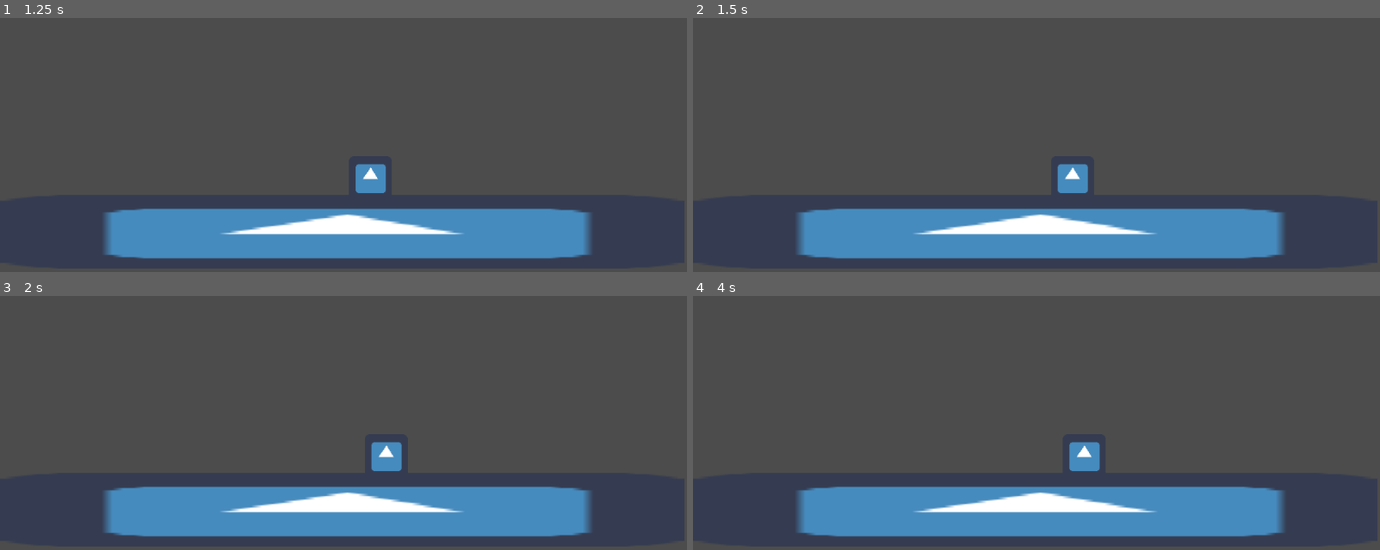
Above: before the commit, frames 1-4 (two rows, left to right).
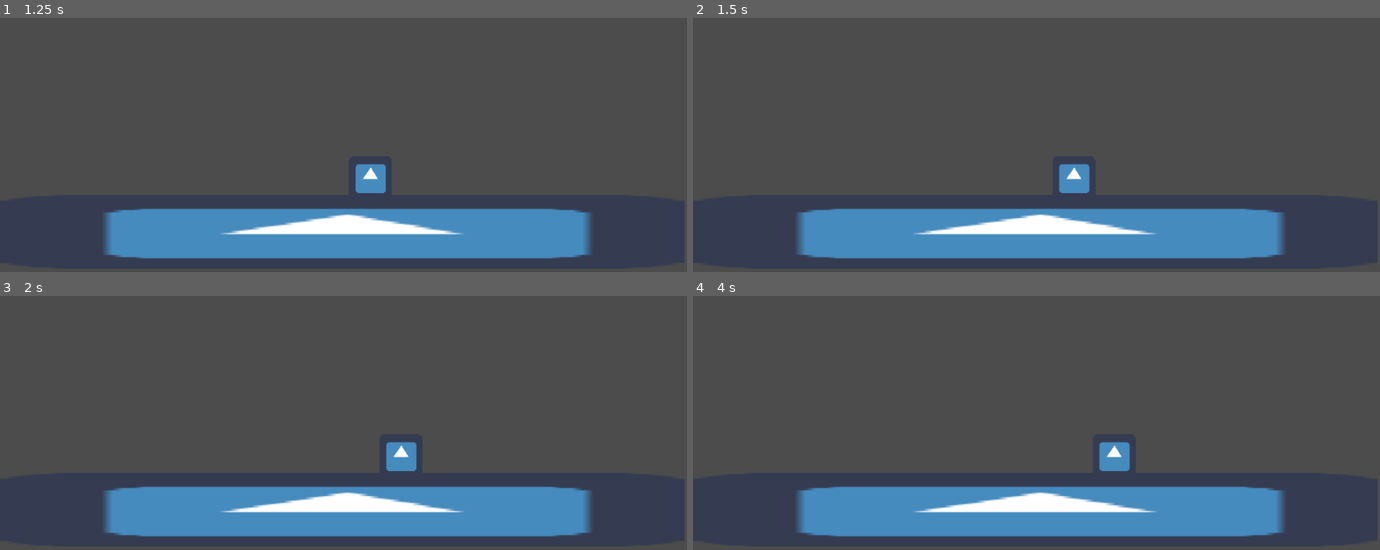
Above: after the commit, the same moments.

Repository: it-teaching-abo-akademi/project-the-elements
Game: Godot game, scene res://Scenes/FirstScene.tscn
The game is run twice, just before and just after one commit, with the same random seed, the same clock (stepped at 60 frames per second) and the same inputs. The engine's default icon, where the game draws it, is replaced by a stand-in: a white triangle on a blue panel in a dark square.
Inputs (mouse positions are in pixels of both pictures, inside the frame that each line leads up to):
- Up to frame 1 (1.25 s): move the mouse to (494, 51) at 0.52 s; hold Right (ui_right) from 0.53 s (still down); click (494, 51) at 0.67 s
- Up to frame 2 (1.5 s): keep holding Right (ui_right); move the mouse to (899, 91) at 1.27 s; click (899, 91) at 1.42 s
- Up to frame 3 (2 s): keep holding Right (ui_right)
- Up to frame 4 (4 s): move the mouse to (outside the picture) at 2.02 s; release Right (ui_right) at 2.03 s; hold Left (ui_left) 2.03-2.78 s; click (outside the picture) at 2.17 s; move the mouse to (1002, 430) at 2.77 s; hold Right (ui_right) from 2.78 s (still down); click (1002, 430) at 2.92 s; move the mouse to (1242, 410) at 3.52 s; click (1242, 410) at 3.67 s

Frame 1 is identical in both runs. In frame 2, 0.1% of the frame differs, in the area x 53-58%, y 57-69%; in frame 3, 0.6%; in frame 4, 1.0%, in the area x 54-64%, y 57-69%.

Commit message:
Add "burst" logic

Diff:
--- a/Scenes/KinematicBody2D.gd
+++ b/Scenes/KinematicBody2D.gd
@@ -4,10 +4,14 @@
 var motion =Vector2()
 enum {STATE_IDLE, STATE_ATTACK, STATE_FLY}
 var state : int = STATE_IDLE
-const SPEED = 15
+const SPEED = 60
 const FLYING_SPEED = 8
 const FLYING_ADJUST_SPEED = 3
 const GRAVITY = 5
+var burst = true
+const BURST_SPEED = 80
+const FUEL_CONSUME = 1
+const BURST_FUEL_CONSUME = 20
 var fuel : int = 2000
 
 
@@ -15,9 +19,15 @@
 func _physics_process(delta):
 	motion.y+=GRAVITY
 	if state == STATE_FLY:
-		motion += -get_local_mouse_position().normalized()*FLYING_SPEED
-		fuel -=1
-		#print(fuel)
+		if(burst):
+			print("burst")
+			burst = false
+			motion += -get_local_mouse_position().normalized()*BURST_SPEED
+			fuel -= BURST_FUEL_CONSUME
+		else:
+			motion += -get_local_mouse_position().normalized()*FLYING_SPEED
+			fuel -= FUEL_CONSUME
+		print(fuel)
 
 	if(!is_on_floor() || state == STATE_FLY):
 		if Input.is_action_pressed("ui_right"):
@@ -60,6 +70,7 @@
 				state = STATE_ATTACK
 			if event.button_index == BUTTON_RIGHT:
 				state = STATE_FLY
+				burst = true
 	elif state == STATE_ATTACK:
 		#attacking mode detection here
 
